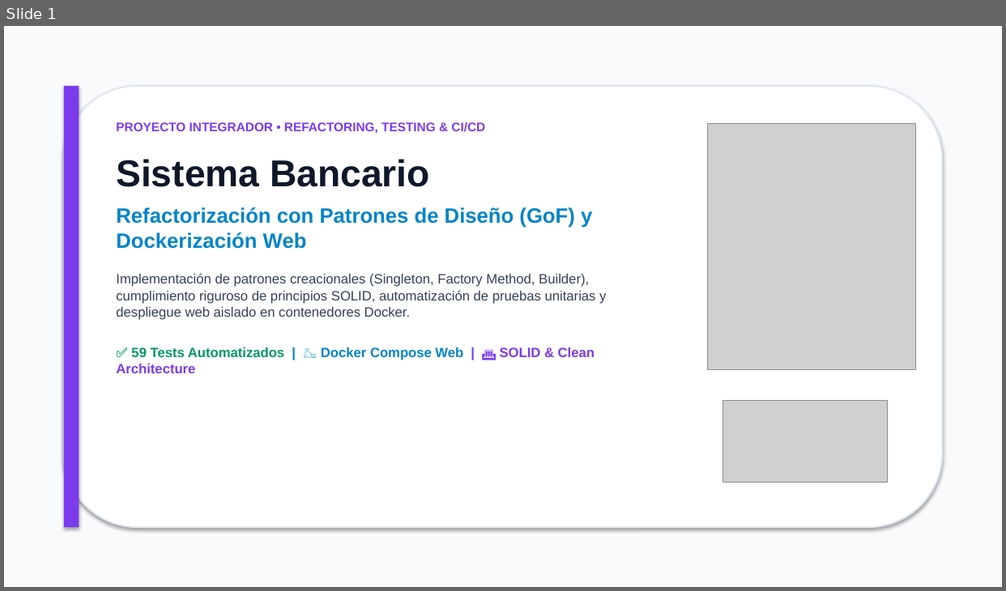
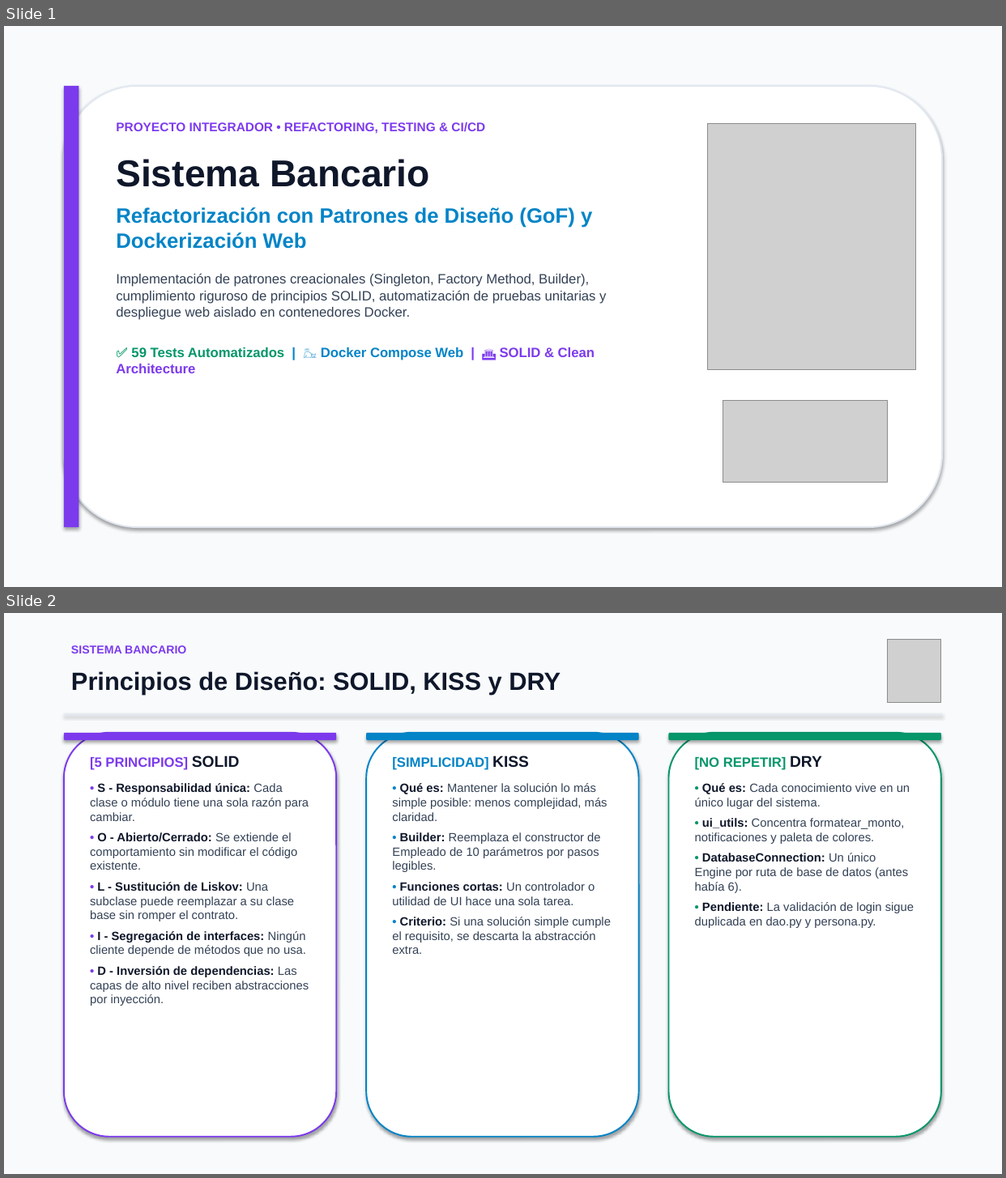
Before and after one commit to dzCazador/ITS-DevOps-RefactoringTesting-SistemaBancario, a slide deck: presentacion_sistema_bancario_actualizada.pptx. Shown one above the other, each under a label of ours: slide 1 before the commit, slides 1 and 2 after it. The pictures are 1006x591 and 1006x1178 pixels, drawn with LibreOffice and Linux fonts; fonts in the diff are those of the drawing; grey boxes stand for pictures. Boxes give left, top, right and bottom in pixels: in the first picture for what was removed or moved away, otherwise in the second. Text is boxed around its words. In the diff, an @@ line names an element or a change of style, - is before the commit and + after.

Commit message:
docs: add SOLID, KISS and DRY overview slides to presentation
Add two slides after the cover describing SOLID, KISS and DRY and evaluating how SOLID is applied in the project.

```diff
--- a/presentacion_sistema_bancario_actualizada.pptx
+++ b/presentacion_sistema_bancario_actualizada.pptx
@@ slide 2 added at (x1=4, y1=613, x2=1002, y2=1174), background #FFFFFF @@
@@ rectangle added at (x1=4, y1=613, x2=1002, y2=1174), fill #F8FAFC @@
@@ text added at (x1=71, y1=645, x2=186, y2=653), 11 pt, text #7C3AED, bold @@
+SISTEMA BANCARIO
@@ picture added at (x1=888, y1=639, x2=941, y2=703) @@
@@ text added at (x1=71, y1=671, x2=560, y2=695), 24 pt, text #0F172A, bold @@
+Principios de Diseño: SOLID, KISS y DRY
@@ rectangle added at (x1=64, y1=714, x2=942, y2=715), fill #E2E8F0 @@
@@ rounded rectangle added at (x1=64, y1=733, x2=336, y2=1137), fill #FFFFFF, outline #7C3AED 1.5 pt @@
@@ rounded rectangle added at (x1=64, y1=733, x2=336, y2=740), fill #7C3AED @@
@@ rounded rectangle added at (x1=366, y1=733, x2=639, y2=1137), fill #FFFFFF, outline #0284C7 1.5 pt @@
@@ rounded rectangle added at (x1=366, y1=733, x2=639, y2=740), fill #0284C7 @@
@@ rounded rectangle added at (x1=669, y1=733, x2=941, y2=1137), fill #FFFFFF, outline #059669 1.5 pt @@
@@ rounded rectangle added at (x1=669, y1=733, x2=941, y2=740), fill #059669 @@
@@ text added at (x1=90, y1=756, x2=309, y2=1006), 11.5 pt, text #334155 @@
+[5 PRINCIPIOS] SOLID
+• S - Responsabilidad única: Cada clase o módulo tiene una sola razón para cambiar.
+• O - Abierto/Cerrado: Se extiende el comportamiento sin modificar el código existente.
+• L - Sustitución de Liskov: Una subclase puede reemplazar a su clase base sin romper el contrato.
+• I - Segregación de interfaces: Ningún cliente depende de métodos que no usa.
+• D - Inversión de dependencias: Las capas de alto nivel reciben abstracciones por inyección.
@@ text added at (x1=392, y1=756, x2=611, y2=954), 11.5 pt, text #334155 @@
+[SIMPLICIDAD] KISS
+• Qué es: Mantener la solución lo más simple posible: menos complejidad, más claridad.
+• Builder: Reemplaza el constructor de Empleado de 10 parámetros por pasos legibles.
+• Funciones cortas: Un controlador o utilidad de UI hace una sola tarea.
+• Criterio: Si una solución simple cumple el requisito, se descarta la abstracción extra.
@@ text added at (x1=695, y1=756, x2=914, y2=928), 11.5 pt, text #334155 @@
+[NO REPETIR] DRY
+• Qué es: Cada conocimiento vive en un único lugar del sistema.
+• ui_utils: Concentra formatear_monto, notificaciones y paleta de colores.
+• DatabaseConnection: Un único Engine por ruta de base de datos (antes había 6).
+• Pendiente: La validación de login sigue duplicada en dao.py y persona.py.
```
Also in this commit, not shown: 1 other slide added, 1 other file.
